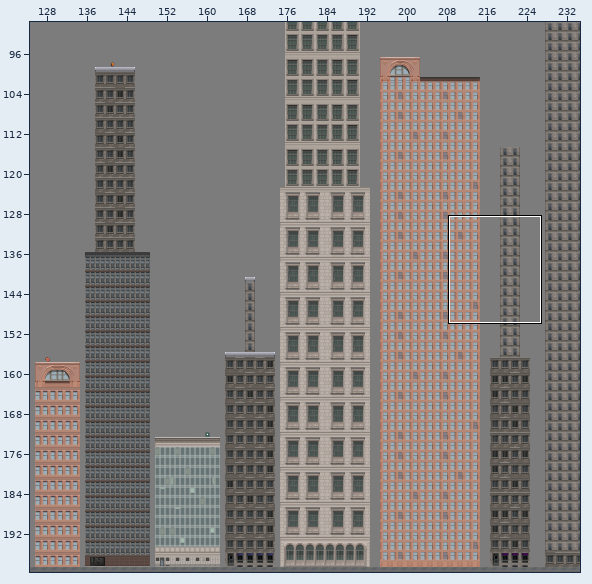
An edit to a level. Tiled map, Tiled-work/City.tmx. The first picture is a wide view before the edit; the outline marks the close-up.
Close-up. First the earlier version:
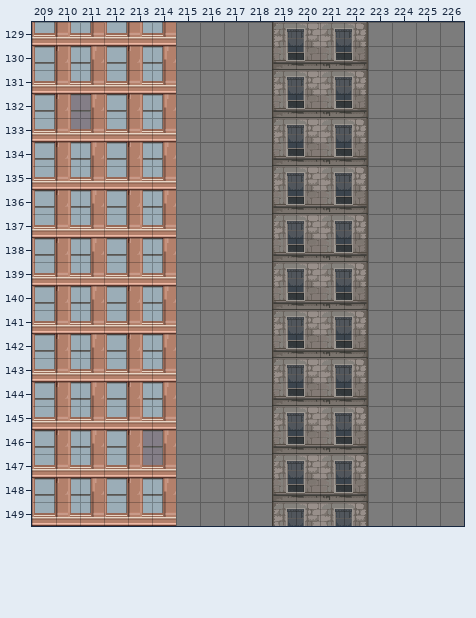
Cells are 32x32 px. Shown: x 209..226, y 129..149. The commit also changed other parts of the map, which this record leaves out.
After the commit:
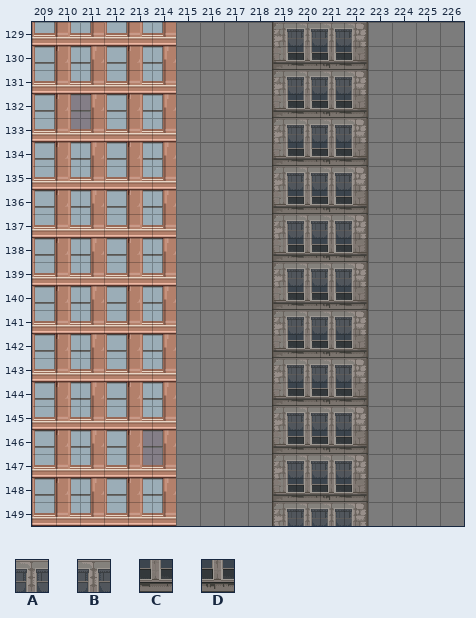
Key: from "CityTilesMain2": A 166, B 167, C 182, D 183.
_ is an empty cell.
What changed:
Changed rows in their new state; . is an unchanged cell.
Layer "City Overlay":
first column x 220:
129 AB
130 CD
131 AB
132 CD
133 AB
134 CD
135 AB
136 CD
137 AB
138 CD
139 AB
140 CD
141 AB
142 CD
143 AB
144 CD
145 AB
146 CD
147 AB
148 CD
149 AB
Where, in picture pixels (left, top, right, bottom), the same in both close-ups:
added: (307, 23, 332, 526)
